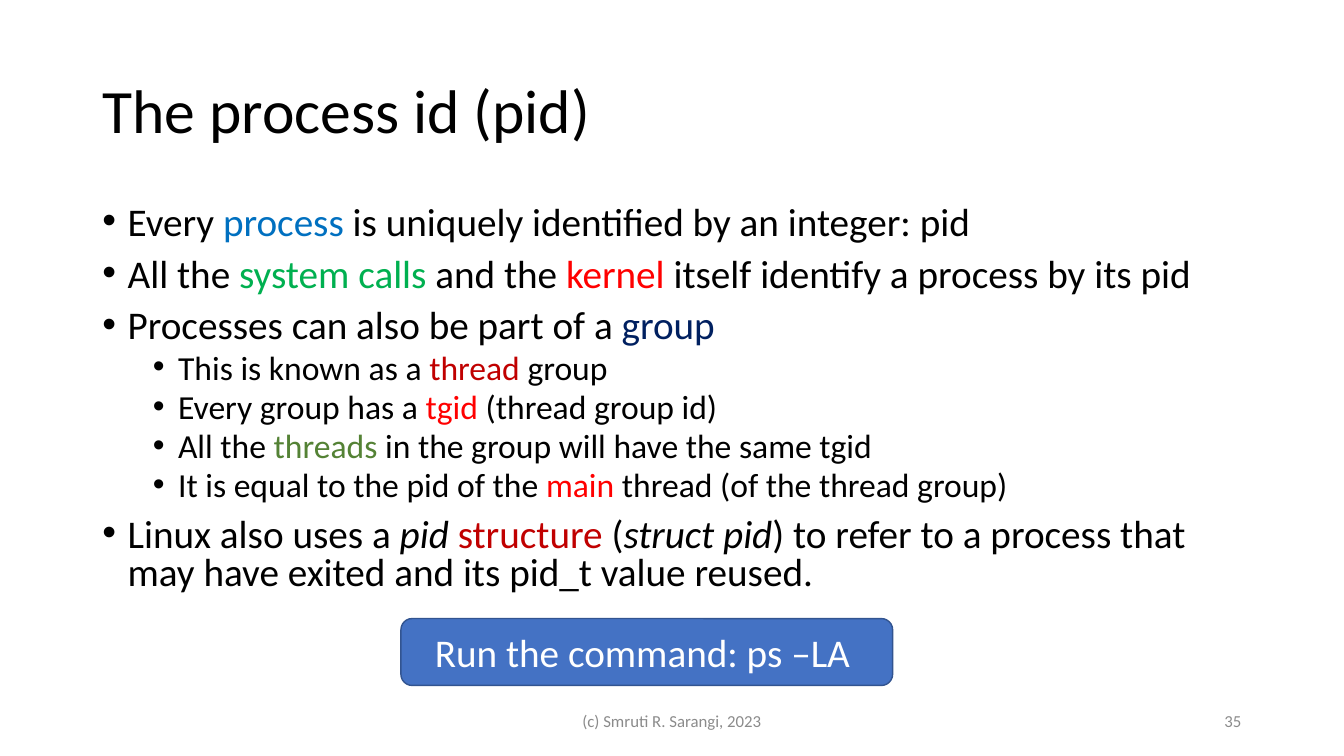
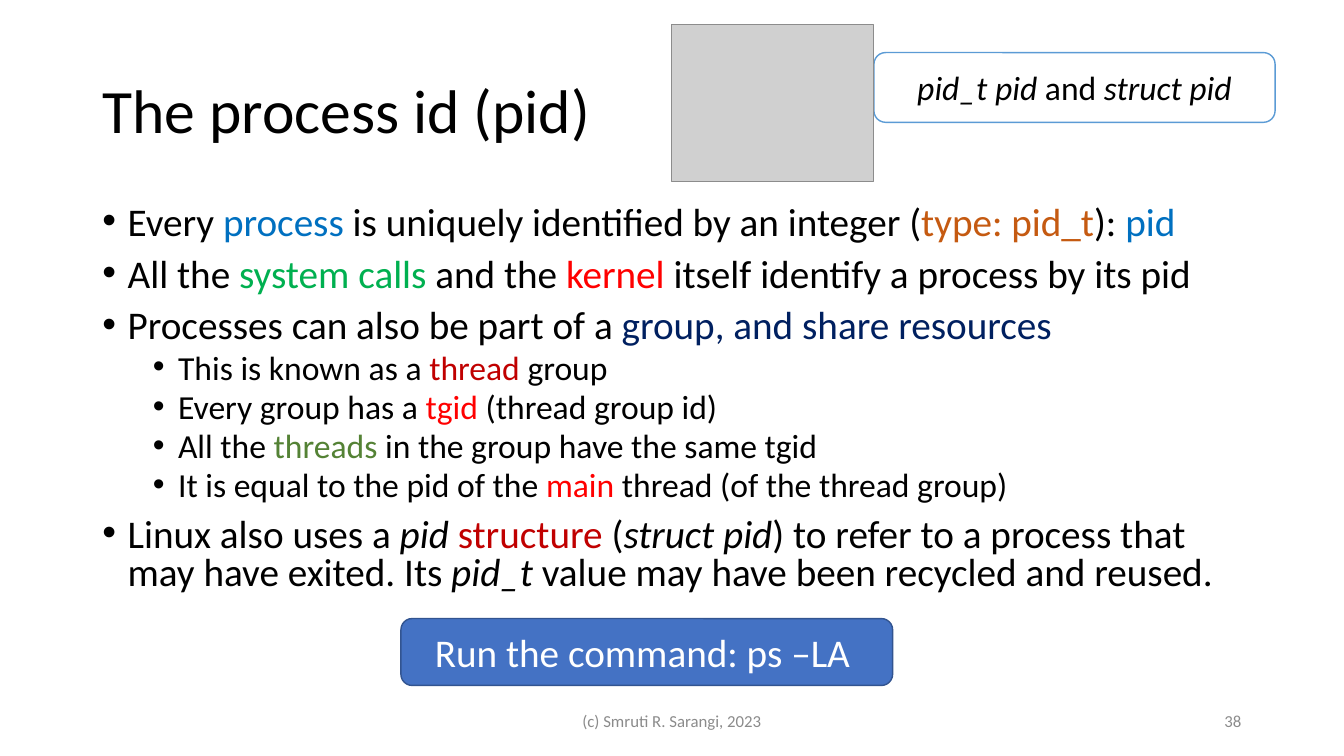
Before and after one commit to srsarangi/srsarangi.github.io, a slide deck: slide 38 of osbook/slides/3.processes.pptx (slide 35 before the commit). Drawn at 1344x756 pixels with LibreOffice and Linux fonts; fonts in the diff are those of the drawing; grey boxes stand for pictures. Boxes give left, top, right and bottom in pixels: in the first picture for what was removed or moved away, otherwise in the second. Text is boxed around its words. In the diff, an @@ line names an element or a change of style, - is before the commit and + after.

```diff
--- a/osbook/slides/3.processes.pptx
+++ b/osbook/slides/3.processes.pptx
@@ picture added at <box>673,25,874,181</box> @@
@@ rounded rectangle added at <box>874,52,1275,122</box>, fill #FFFFFF, outline #5B9BD5 1 pt, 24 pt, text #000000, italic @@
+pid_t pid and struct pid
@@ text at <box>128,207,1175,243</box>: text changed @@
-• Every process is uniquely identified by an integer: pid
+• Every process is uniquely identified by an integer (type: pid_t): pid
@@ text at <box>128,311,1052,346</box>: text changed @@
-• Processes can also be part of a group
+• Processes can also be part of a group, and share resources
@@ text at <box>178,434,817,464</box>: text changed @@
-  • All the threads in the group will have the same tgid
+  • All the threads in the group have the same tgid
@@ text at <box>128,519,1212,593</box>: text changed @@
-• Linux also uses a pid structure (struct pid) to refer to a process that may have exited and its pid_t value reused.
+• Linux also uses a pid structure (struct pid) to refer to a process that may have exited. Its pid_t value may have been recycled and reused.
@@ page number at <box>1224,715,1241,727</box>: text changed @@
-35
+38
```
Also in this commit, not shown: 24 other slides changed, 4 slides added, 1 slide removed, 6 other files.
